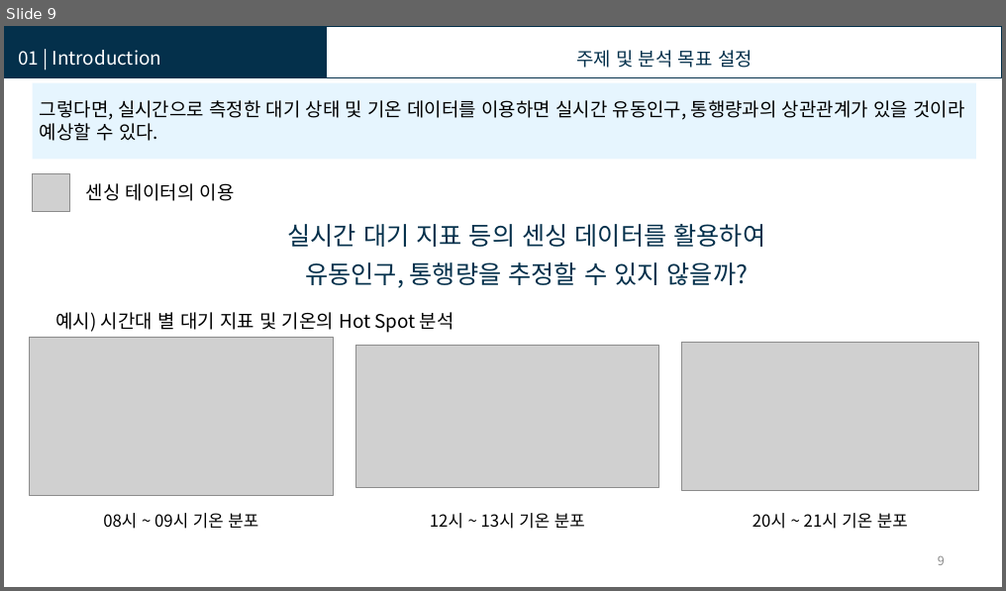
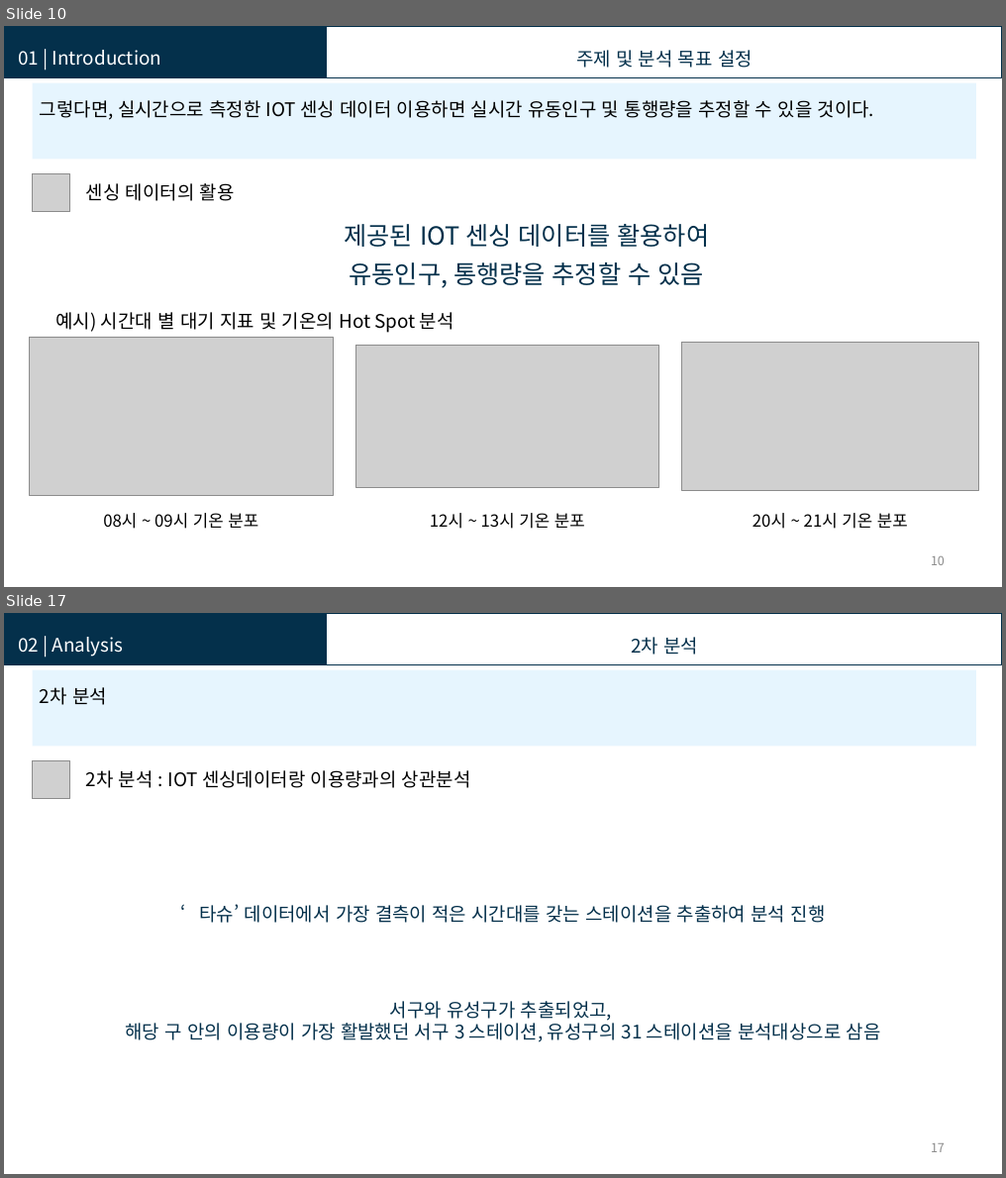
Before and after one commit to KISTI-hackathon-2017/Kangwon-Univ.-Team1, a slide deck: Presentation/U-Bike 타슈.pptx. Shown one above the other, each under a label of ours: slide 9 before the commit, slides 10 and 17 after it; the slides between them are not shown. The pictures are 1006x591 and 1006x1178 pixels, drawn with LibreOffice and Linux fonts; fonts in the diff are those of the drawing; grey boxes stand for pictures. Boxes give left, top, right and bottom in pixels: in the first picture for what was removed or moved away, otherwise in the second. Text is boxed around its words. In the diff, an @@ line names an element or a change of style, - is before the commit and + after.

```diff
--- a/Presentation/U-Bike 타슈.pptx
+++ b/Presentation/U-Bike 타슈.pptx
@@ slide 17 added at box(4, 613, 1002, 1174), background #FFFFFF @@
@@ rectangle added at box(4, 613, 326, 664), fill #04304B, outline #04304B 2 pt @@
@@ text added at box(18, 637, 124, 657), 18 pt, text #FFFFFF @@
+02 | Analysis
@@ rectangle added at box(326, 613, 1002, 664), outline #04304B 1 pt @@
@@ text added at box(631, 637, 698, 655), 18 pt, text #04304B @@
+  2차 분석
@@ rectangle added at box(33, 669, 976, 747), fill #E6F5FE @@
@@ text added at box(40, 687, 107, 705), 18 pt, text #000000 @@
+2차 분석
@@ picture added at box(33, 761, 70, 799) @@
@@ text added at box(86, 770, 471, 788), 18 pt, text #000000 @@
+2차 분석 : IOT 센싱데이터랑 이용량과의 상관분석
@@ text added at box(199, 904, 826, 923), 18 pt, text #04304B @@
+‘타슈’ 데이터에서 가장 결측이 적은 시간대를 갖는 스테이션을 추출하여 분석 진행
@@ text added at box(125, 1001, 881, 1043), 18 pt, text #04304B @@
+서구와 유성구가 추출되었고,
+해당 구 안의 이용량이 가장 활발했던 서구 3 스테이션, 유성구의 31 스테이션을 분석대상으로 삼음
@@ page number added at box(931, 1144, 944, 1153), 12 pt, text #8C8C8C @@
+17
@@ what was slide 9 is now slide 10 @@
@@ slide 10 changed as well @@
@@ text at box(40, 100, 874, 120): text changed @@
-그렇다면, 실시간으로 측정한 대기 상태 및 기온 데이터를 이용하면 실시간 유동인구, 통행량과의 상관관계가 있을 것이라 예상할 수 있다.
+그렇다면, 실시간으로 측정한 IOT 센싱 데이터 이용하면 실시간 유동인구 및 통행량을 추정할 수 있을 것이다.
@@ text at box(86, 183, 235, 201): text changed @@
-센싱 테이터의 이용
+센싱 테이터의 활용
@@ text at box(344, 224, 709, 288): text changed @@
-실시간 대기 지표 등의 센싱 데이터를 활용하여
-유동인구, 통행량을 추정할 수 있지 않을까?
+제공된 IOT 센싱 데이터를 활용하여
+유동인구, 통행량을 추정할 수 있음
@@ page number at box(931, 557, 944, 566): text changed @@
-9
+10
```
Also in this commit, not shown: 6 other slides changed, 12 other slides added, 2 slides removed.
